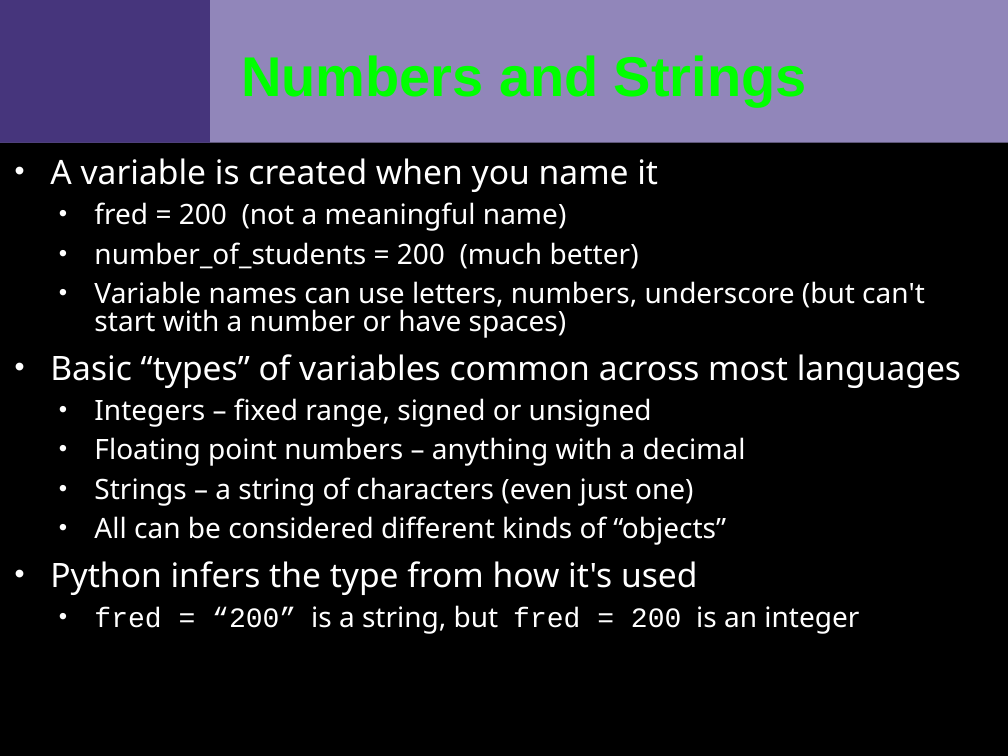
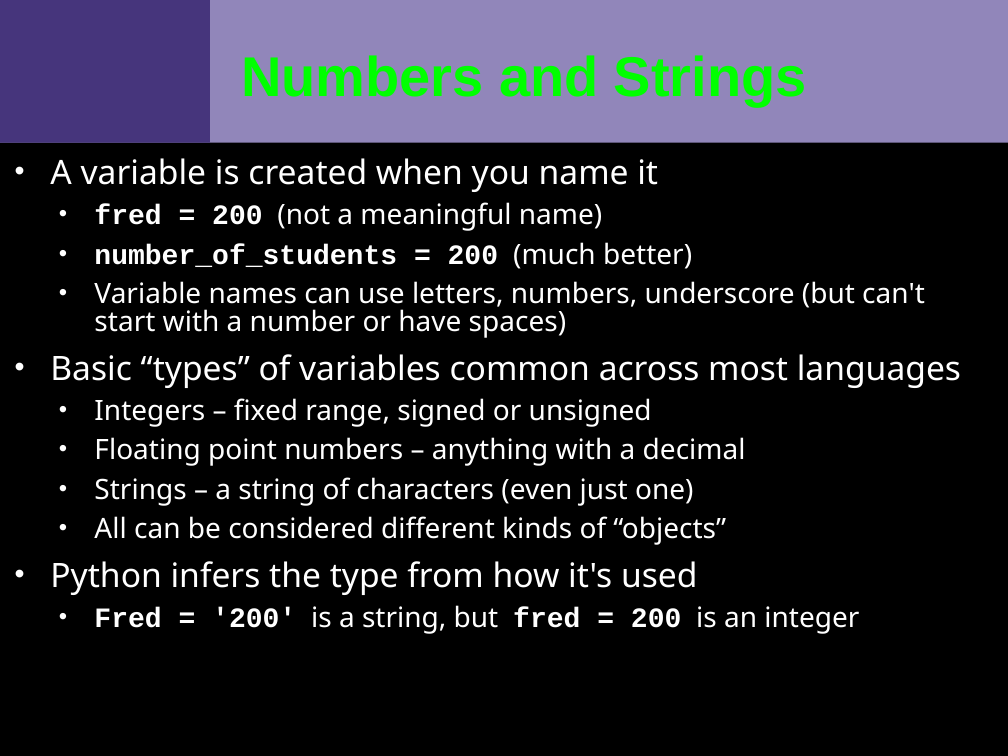
Before and after one commit to VCTLabs/swfk-python-intro, a slide deck: slide 4 of course_materials/slides/slideset2_beginning_python2_dev_SWFK.odp. Drawn at 1008x756 pixels with LibreOffice and Linux fonts; fonts in the diff are those of the drawing; background and template pictures are left out. Boxes give left, top, right and bottom in pixels: in the first picture for what was removed or moved away, otherwise in the second. Text is boxed around its words. In the diff, an @@ line names an element or a change of style, - is before the commit and + after.

```diff
--- a/course_materials/slides/slideset2_beginning_python2_dev_SWFK.odp
+++ b/course_materials/slides/slideset2_beginning_python2_dev_SWFK.odp
@@ text at [94,202,692,269]: font Noto Sans to Courier New, bold on in "fred = 200", "number_of_students = 200" @@
@@ text at [94,605,859,634]: text changed @@
-  • fred = “200” is a string, but fred = 200 is an integer
+  • Fred = '200' is a string, but fred = 200 is an integer
```
Also in this commit, not shown: 6 other slides changed, 9 other files.
